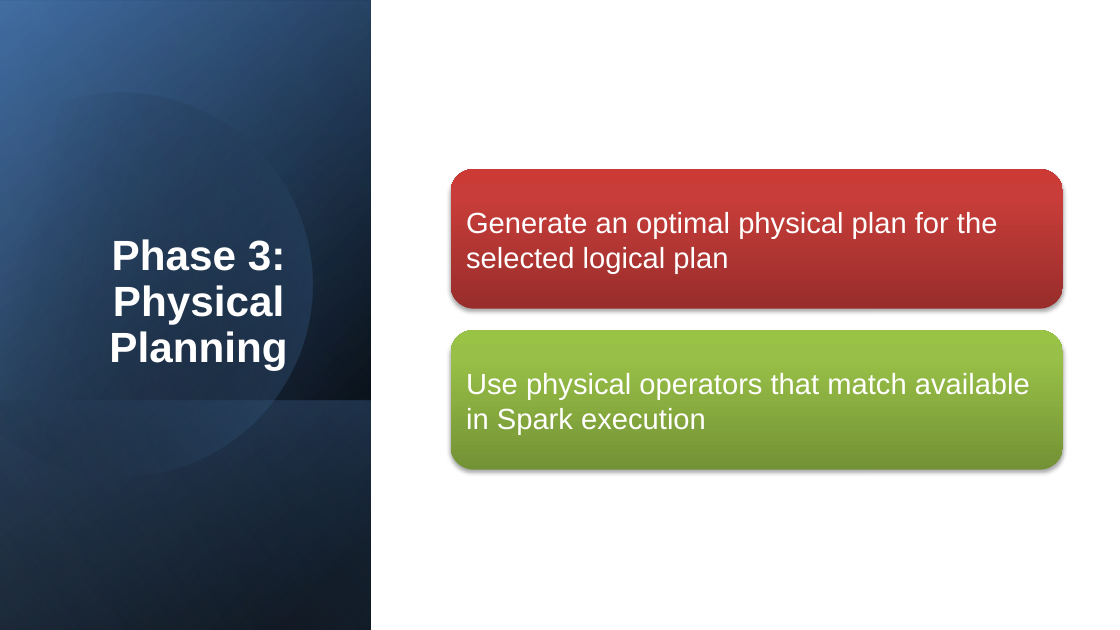
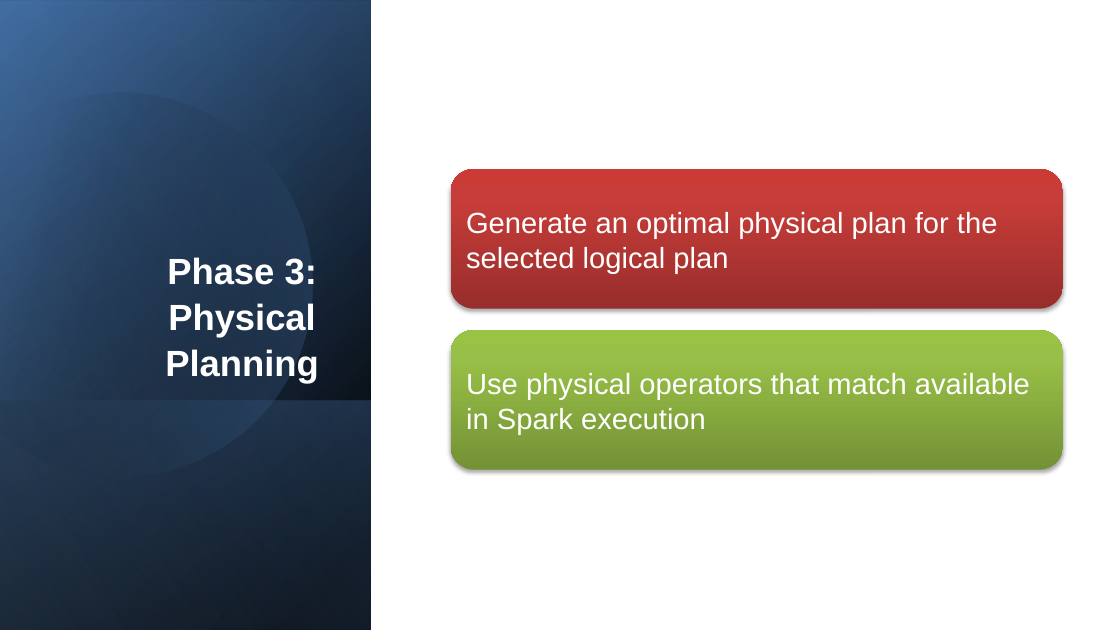
Before and after one commit to zhangyu027/UCI_Hadoop_Apache_Airflow, a slide deck: slide 8 of 02_Slides/M6_SparkSQL.pptx. Drawn at 1120x630 pixels with LibreOffice and Linux fonts; fonts in the diff are those of the drawing. Boxes give left, top, right and bottom in pixels: in the first picture for what was removed or moved away, otherwise in the second. Text is boxed around its words. In the diff, an @@ line names an element or a change of style, - is before the commit and + after.

```diff
--- a/02_Slides/M6_SparkSQL.pptx
+++ b/02_Slides/M6_SparkSQL.pptx
@@ title "Phase 3: Physical Planning" moved from (x1=109, y1=239, x2=287, y2=370) to (x1=165, y1=257, x2=318, y2=383) @@
@@ title "Phase 3: Physical Planning" at (x1=165, y1=257, x2=318, y2=383): size 29 to 25 pt; line spacing 0.9 to 1.05; more space between paragraphs; vertical alignment bottom to middle @@
```
Also in this commit, not shown: 25 other slides changed, 3 other files.
